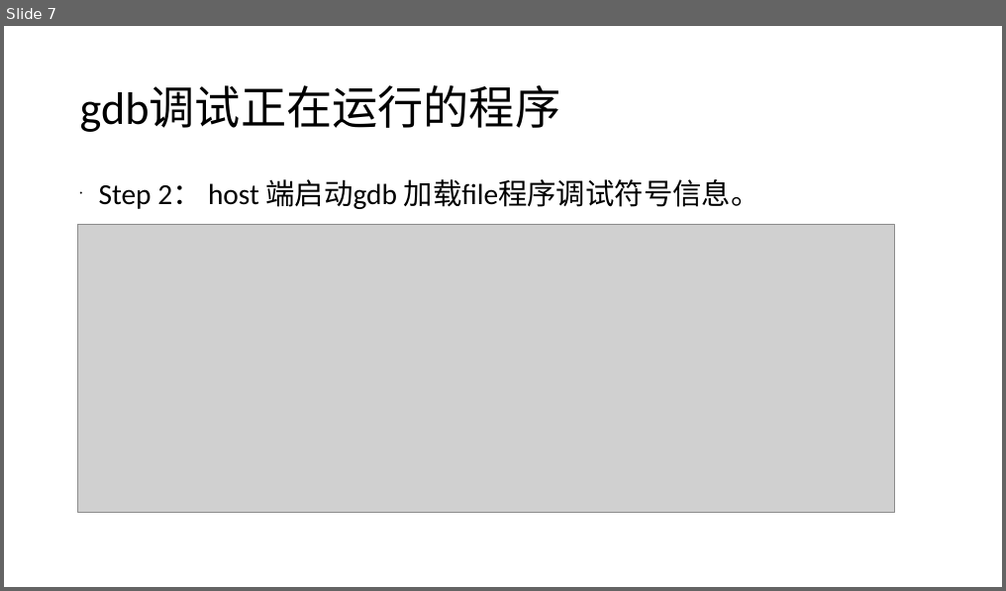
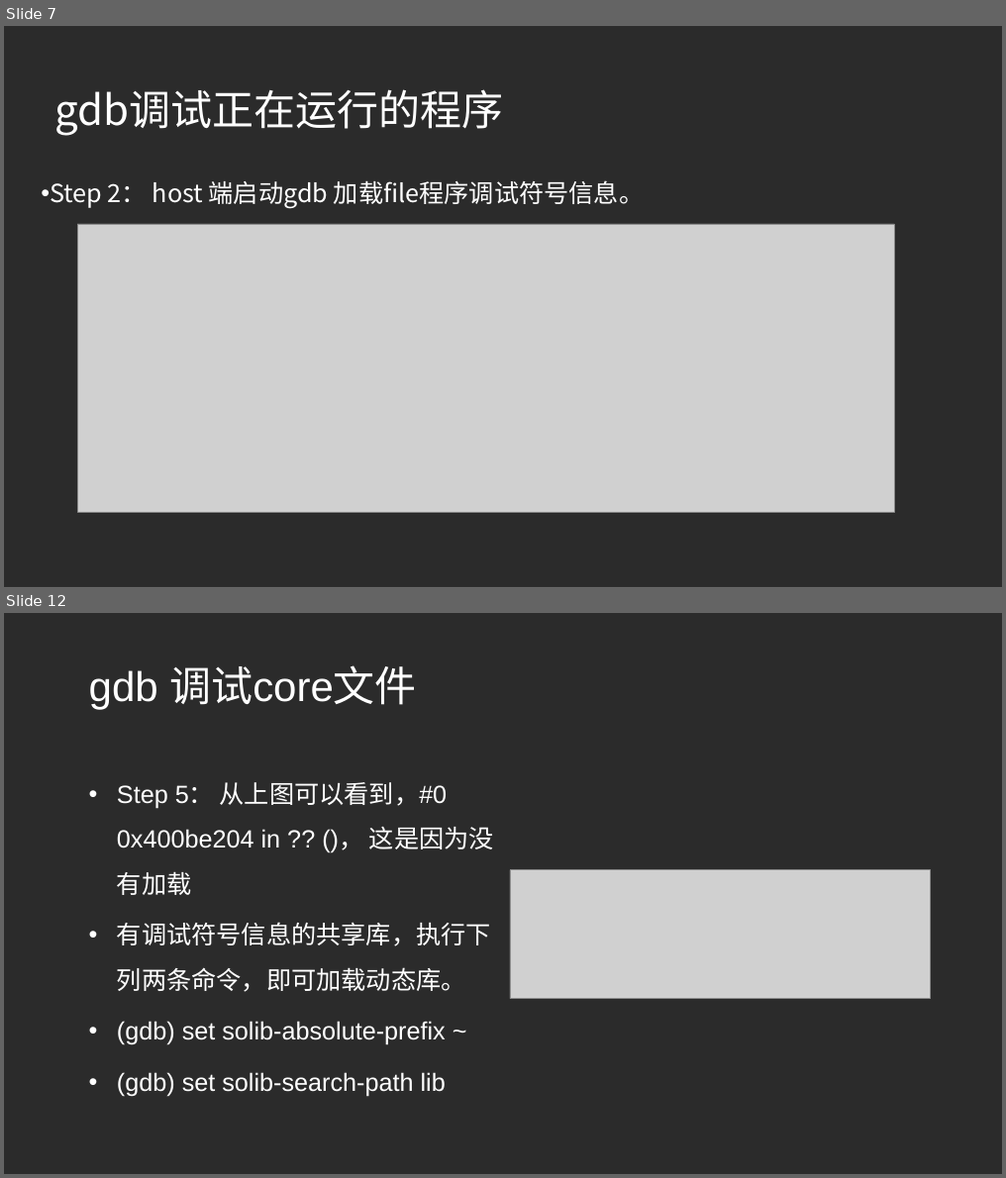
Before and after one commit to beyondforever1993/TestCode, a slide deck: linux调试工具.ppt. Shown one above the other, each under a label of ours: slide 7 before the commit, slides 7 and 12 after it; the slides between them are not shown. The pictures are 1006x591 and 1006x1178 pixels, drawn with LibreOffice and Linux fonts; fonts in the diff are those of the drawing; grey boxes stand for pictures; background and template pictures are left out; a plain dark background stands for a picture behind light text. Boxes give left, top, right and bottom in pixels: in the first picture for what was removed or moved away, otherwise in the second. Text is boxed around its words. In the diff, an @@ line names an element or a change of style, - is before the commit and + after.

```diff
--- a/linux调试工具.ppt
+++ b/linux调试工具.ppt
@@ slide 12 added at [4, 613, 1002, 1174], background picture (left out) @@
@@ title added at [89, 665, 416, 710], 40 pt, text #FFFFFF @@
+gdb 调试core文件
@@ text added at [117, 782, 494, 1097], 24 pt, text #FFFFFF @@
+• Step 5： 从上图可以看到，#0 0x400be204 in ?? ()， 这是因为没有加载
+• 有调试符号信息的共享库，执行下列两条命令，即可加载动态库。
+• (gdb) set solib-absolute-prefix ~
+• (gdb) set solib-search-path lib
@@ picture added at [510, 870, 930, 999] @@
@@ slide 7 changed as well @@
@@ background #FFFFFF to picture (left out) @@
@@ title "gdb调试正在运行的程序": place and size @@
-title "gdb调试正在运行的程序" at [80, 86, 561, 132]
+title "gdb调试正在运行的程序" at [55, 89, 504, 136]
@@ title "gdb调试正在运行的程序" at [55, 89, 504, 136]: size 44 to 40 pt, font Calibri to Noto Sans CJK SC, text colour #000000 to #FFFFFF; line spacing 0.9 to 1 @@
@@ text "Step 2： host 端启动gdb 加载file程序调试符号信息。": place and size @@
-text "Step 2： host 端启动gdb 加载file程序调试符号信息。" at [99, 179, 760, 209]
+text "Step 2： host 端启动gdb 加载file程序调试符号信息。" at [50, 180, 644, 209]
@@ text "Step 2： host 端启动gdb 加载file程序调试符号信息。" at [50, 180, 644, 209]: size 28 to 24 pt, font Calibri to Noto Sans CJK SC, text colour #000000 to #FFFFFF; indent changed; line spacing 0.9 to 1; less space between paragraphs; bullet colour #000000 to #FFFFFF @@
```
Also in this commit, not shown: 6 other slides changed, 4 other slides added.
